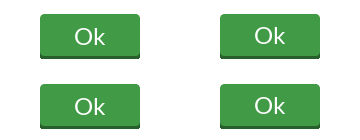
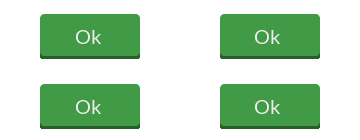
The second (360, 140) image is a revision of the first. Changes to its layers:
removed layer "Ok" over [75, 27, 286, 115]
added layer "Ok #2" above "Ok #1" over [254, 30, 281, 114]
added layer "Ok #1" above "Layer" over [75, 30, 102, 114]
